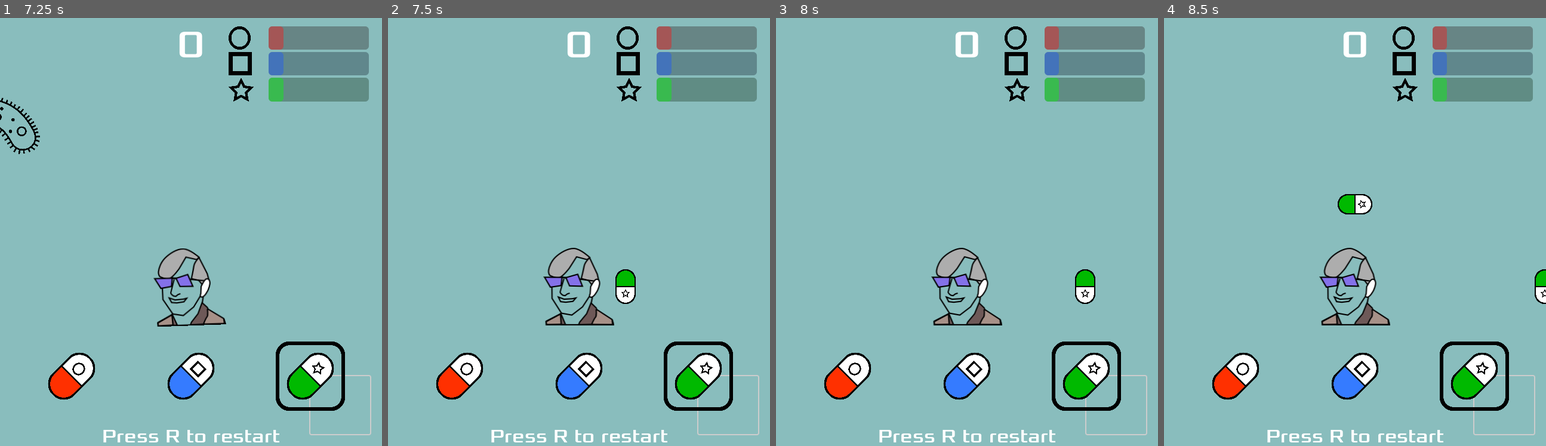
Above: before the commit, frames 1-4 (left to right).
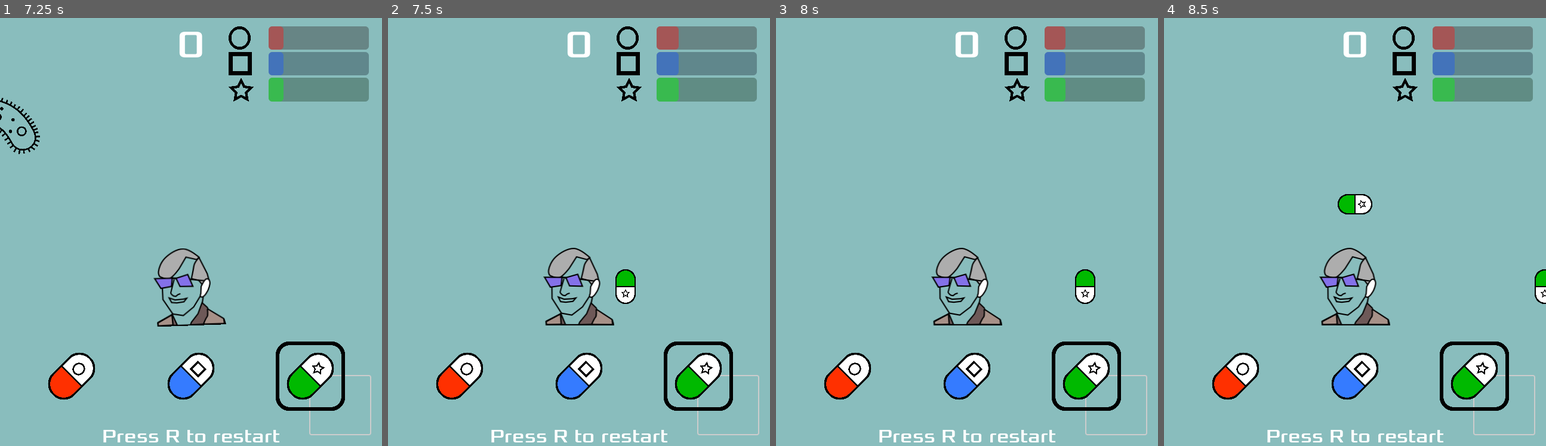
Above: after the commit, the same moments.

Repository: oxfordmmm/bash_the_bug_defender
Game: Godot game, scene res://scenes/single_player.tscn
The game is run twice, just before and just after one commit, with the same random seed, the same clock (stepped at 60 frames per second) and the same inputs.
Inputs (mouse positions are in pixels of both pictures, inside the frame that each line leads up to):
- Up to frame 1 (7.25 s): click (103, 407) at 0.5 s; click (221, 403) at 1.25 s; click (339, 403) at 2 s; click (103, 407) at 2.75 s; click (221, 403) at 3.5 s; click (339, 403) at 4.25 s; click (103, 407) at 5 s; click (221, 403) at 5.75 s; click (339, 403) at 6.5 s
- Up to frame 2 (7.5 s): tap R (restart) at 7.25 s; tap Keypad 6 (E) at 7.35 s
- Up to frame 3 (8 s): no input
- Up to frame 4 (8.5 s): tap R (restart) at 8 s; tap Keypad 8 (N) at 8.1 s

Frame 1 is identical in both runs. In frame 2, 0.3% of the frame differs, in the area x 73-77%, y 1-20%; in frame 3, 0.3%; in frame 4, 0.3%.

Commit message:
feat: restore initial resistance on reset

Diff:
--- a/src/spawner.gd
+++ b/src/spawner.gd
@@ -8,12 +8,12 @@
 @export var spawn_acceleration: float = 0.1 # per second
 var spawn_rate = 1
 
-@export var initial_resistance_rates: Dictionary = {
+var initial_resistance_rates: Dictionary = {
 	game_enums.AntibioticTypes.RED: 0.5,
 	game_enums.AntibioticTypes.BLUE: 0.5,
 	game_enums.AntibioticTypes.GREEN: 0.5,
 }
-var resistance_rates: Dictionary
+@export var resistance_rates: Dictionary
 
 # y inverted for some reason
 var DIRECTIONS = [
@@ -35,7 +35,7 @@
 
 func begin_spawning():
 	spawn_rate = initial_rate
-	resistance_rates = initial_resistance_rates
+	resistance_rates = initial_resistance_rates.duplicate(false)
 	$SpawnTimer.wait_time = 1/spawn_rate
 	$SpawnTimer.start()
 	$AccelerationTimer.start()
